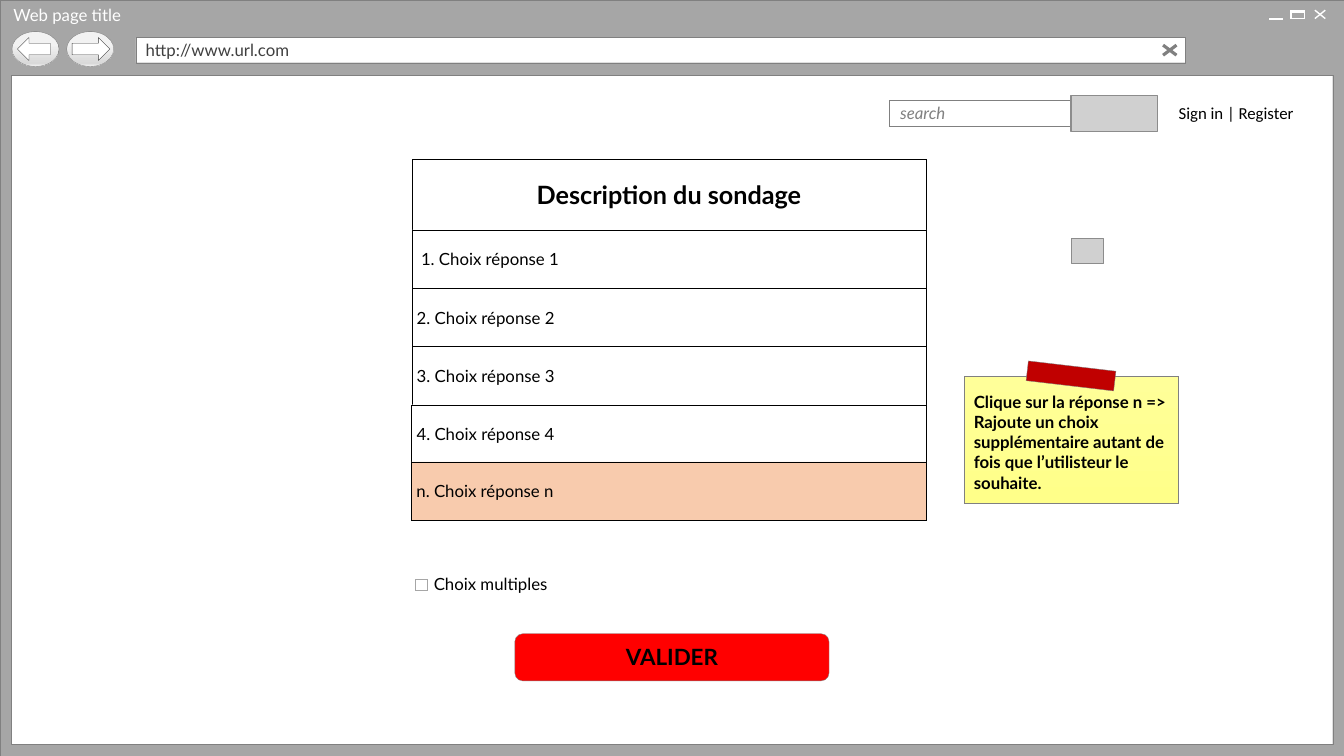
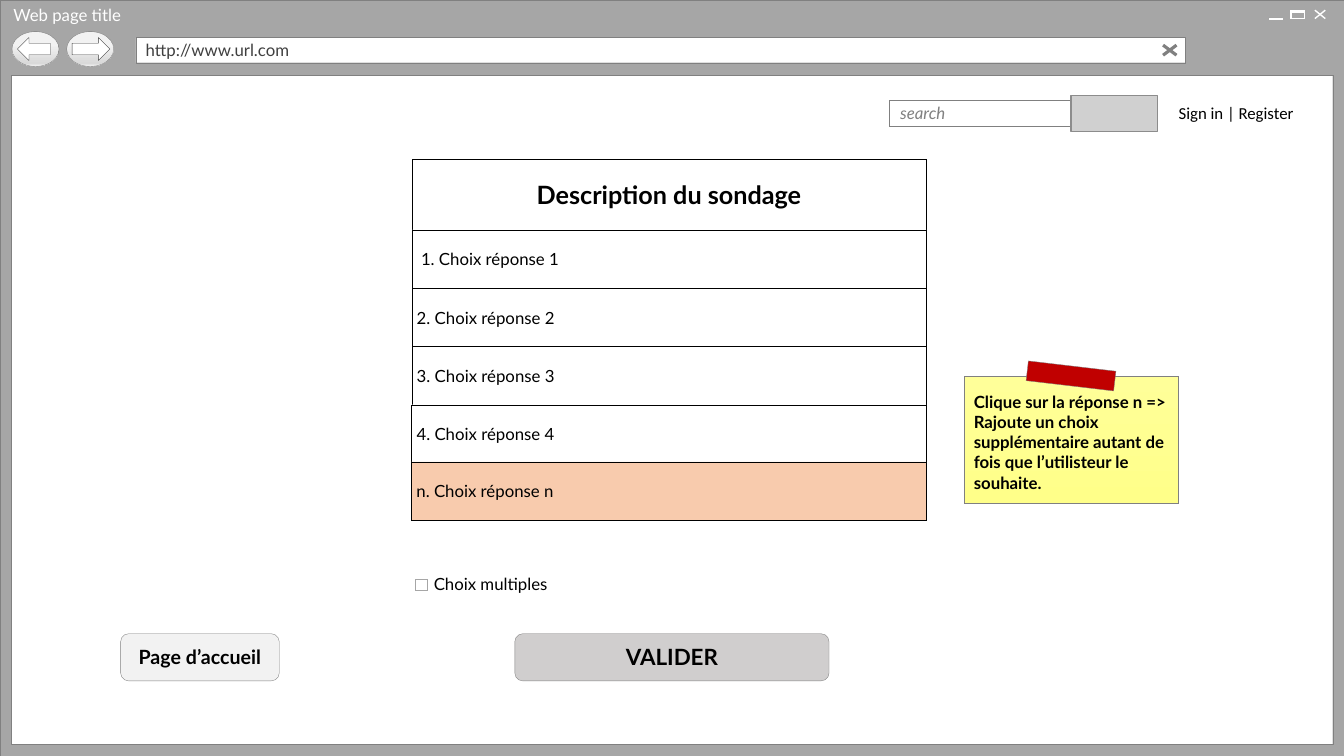
Before and after one commit to Holyz1988/PROJET1-ASP.NET, a slide deck: slide 8 of Page d’acceuil.pptx (slide 5 before the commit). Drawn at 1344x756 pixels with LibreOffice and Linux fonts; fonts in the diff are those of the drawing; grey boxes stand for pictures; background and template pictures are left out. Boxes give left, top, right and bottom in pixels: in the first picture for what was removed or moved away, otherwise in the second. Text is boxed around its words. In the diff, an @@ line names an element or a change of style, - is before the commit and + after.

```diff
--- a/Page d’acceuil.pptx
+++ b/Page d’acceuil.pptx
@@ picture removed at (x1=1072, y1=239, x2=1104, y2=264) @@
@@ rounded rectangle added at (x1=121, y1=634, x2=279, y2=682), fill #F2F2F2, outline #808080 0.25 pt, 14 pt, text #000000, bold @@
+Page d’accueil
@@ rounded rectangle "VALIDER" at (x1=515, y1=634, x2=830, y2=682): fill #FF0000 to #D0CECE @@
```
Also in this commit, not shown: 21 other slides changed, 3 slides added, 2 other files.
